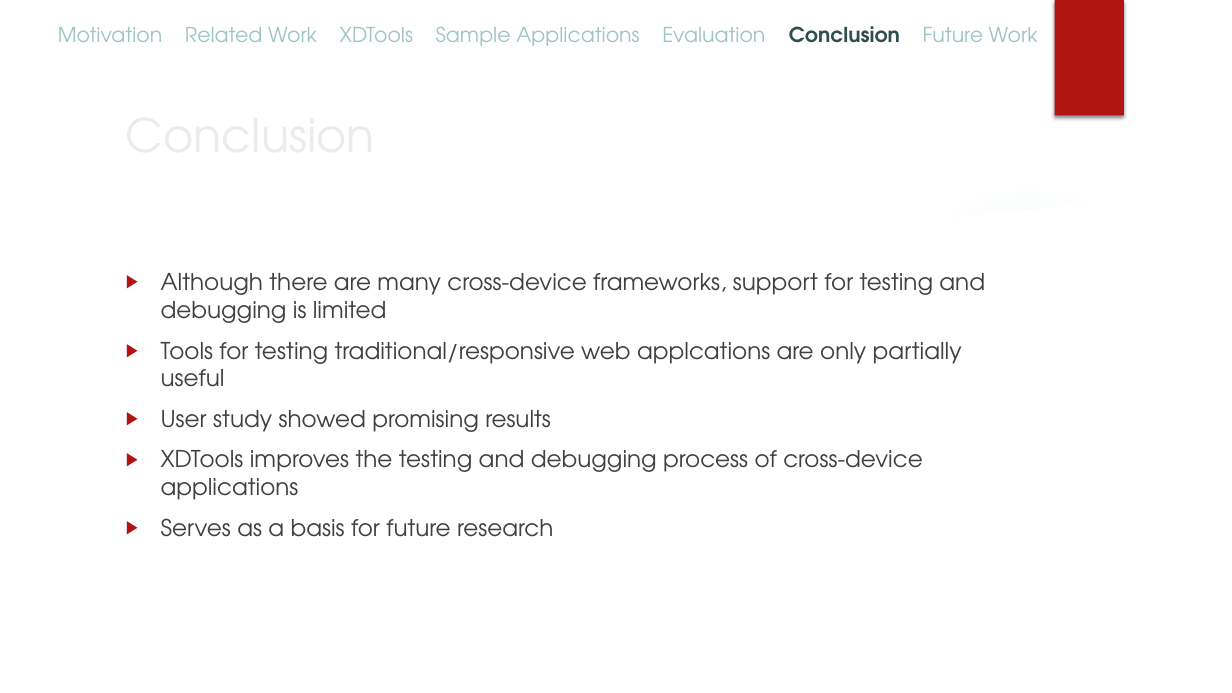
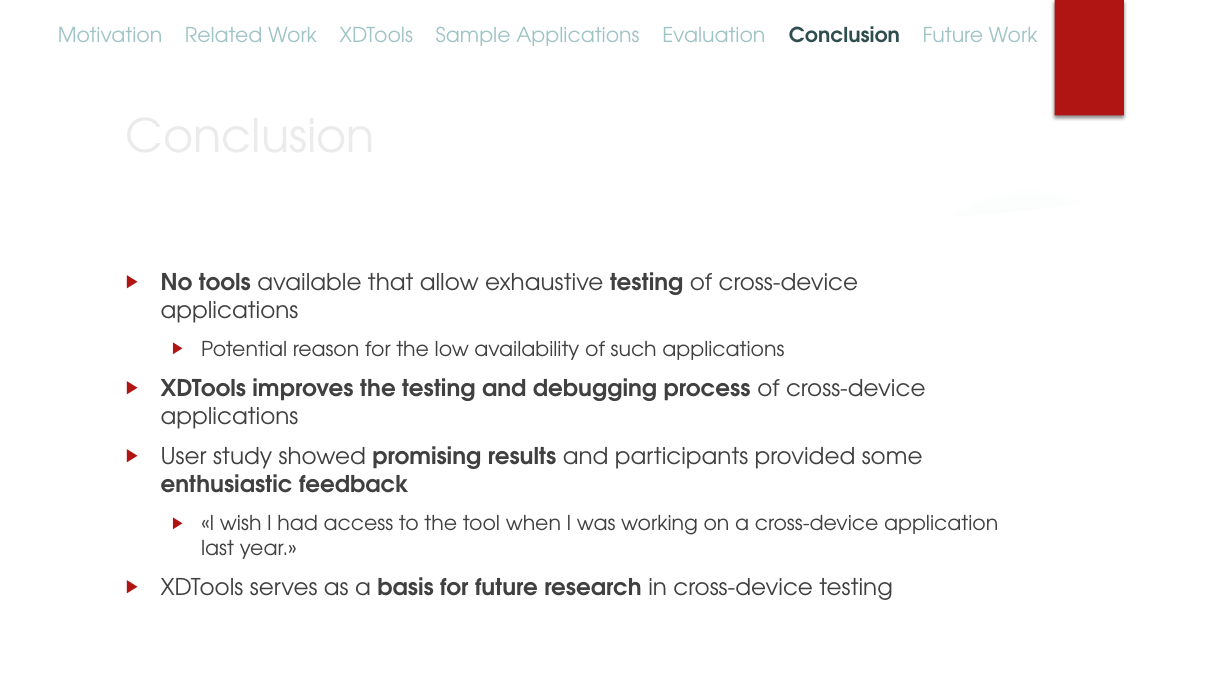
Before and after one commit to mhusm/XDTools, a slide deck: slide 25 of Presentations/Final/XDTools.pptx (slide 23 before the commit). Drawn at 1232x693 pixels with LibreOffice and Linux fonts; fonts in the diff are those of the drawing; background and template pictures are left out. Boxes give left, top, right and bottom in pixels: in the first picture for what was removed or moved away, otherwise in the second. Text is boxed around its words. In the diff, an @@ line names an element or a change of style, - is before the commit and + after.

```diff
--- a/Presentations/Final/XDTools.pptx
+++ b/Presentations/Final/XDTools.pptx
@@ text at bbox=[161, 272, 859, 323]: text changed @@
-▶ Although there are many cross-device frameworks, support for testing and debugging is limited
-▶ Tools for testing traditional/responsive web applcations are only partially useful
-▶ User study showed promising results
+▶ No tools available that allow exhaustive testing of cross-device applications
+  ▶ Potential reason for the low availability of such applications
@@ text at bbox=[161, 378, 926, 429]: bold on in "XDTools improves the testing and debugging process" @@
@@ text at bbox=[161, 446, 998, 600]: text changed @@
-▶ Serves as a basis for future research
+▶ User study showed promising results and participants provided some enthusiastic feedback
+  ▶ «I wish I had access to the tool when I was working on a cross-device application last year.»
+▶ XDTools serves as a basis for future research in cross-device testing
```
Also in this commit, not shown: 16 other slides changed, 2 slides added.
